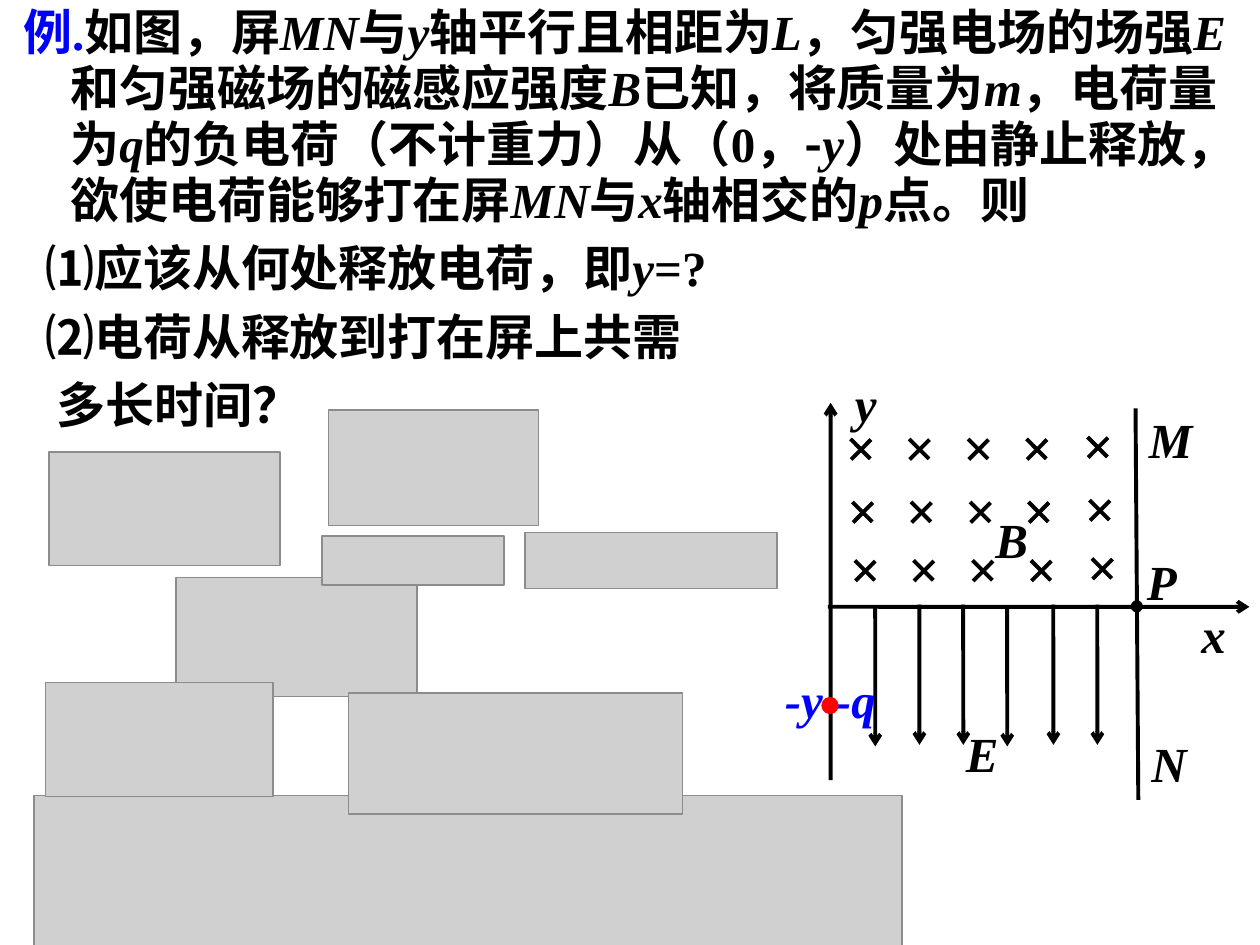
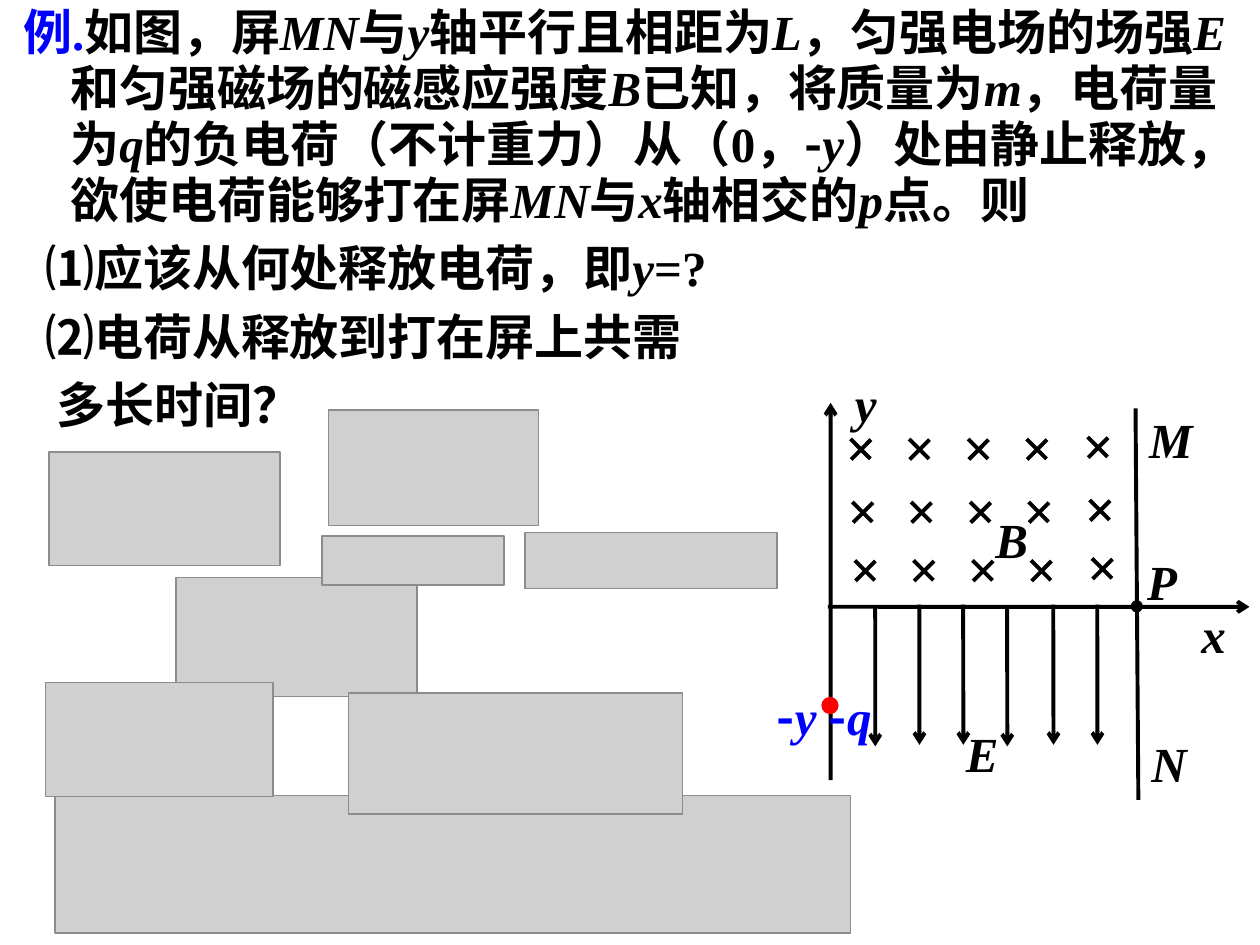
Before and after one commit to saddestboy/wuli2, a slide deck: slide 41 of 3.6 带电粒子在匀强磁场中的运动/3.6b 带电粒子在匀强磁场中的运动 （习题课）.ppt. Drawn at 1260x945 pixels with LibreOffice and Linux fonts; fonts in the diff are those of the drawing; grey boxes stand for pictures. Boxes give left, top, right and bottom in pixels: in the first picture for what was removed or moved away, otherwise in the second. Text is boxed around its words. In the diff, an @@ line names an element or a change of style, - is before the commit and + after.

```diff
--- a/3.6 带电粒子在匀强磁场中的运动/3.6b 带电粒子在匀强磁场中的运动 （习题课）.ppt
+++ b/3.6 带电粒子在匀强磁场中的运动/3.6b 带电粒子在匀强磁场中的运动 （习题课）.ppt
@@ text "-y -q" moved from (x1=785, y1=680, x2=876, y2=728) to (x1=777, y1=685, x2=872, y2=747) @@
@@ text "-y -q" at (x1=777, y1=685, x2=872, y2=747): font Times New Roman to Noto Sans CJK SC, italic off in "-y -q" @@
@@ picture resized from (x1=34, y1=795, x2=902, y2=945) to (x1=55, y1=795, x2=850, y2=932) @@
```
Also in this commit, not shown: 16 other slides changed, 4 slides added, 1 slide removed.
